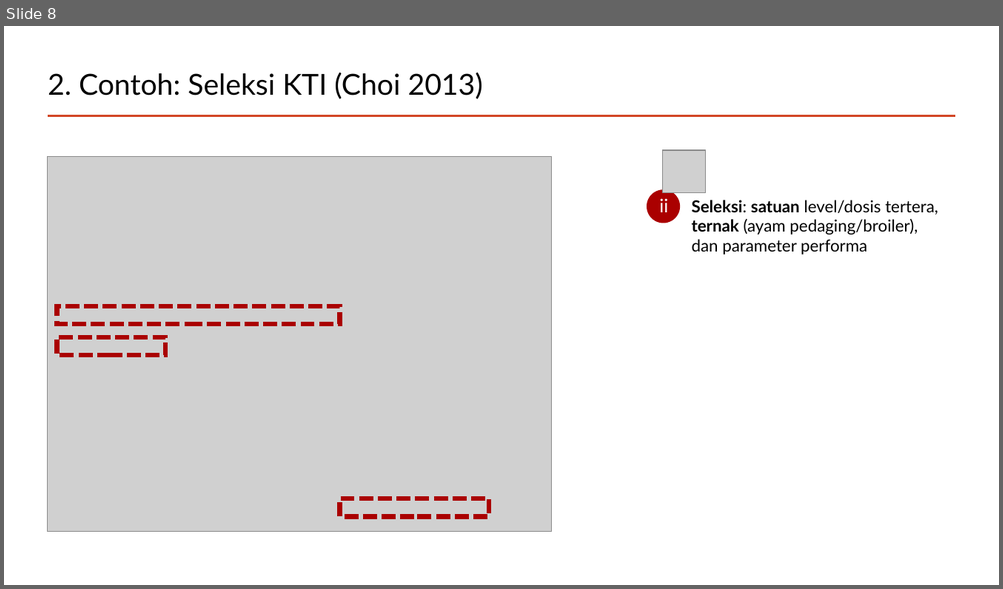
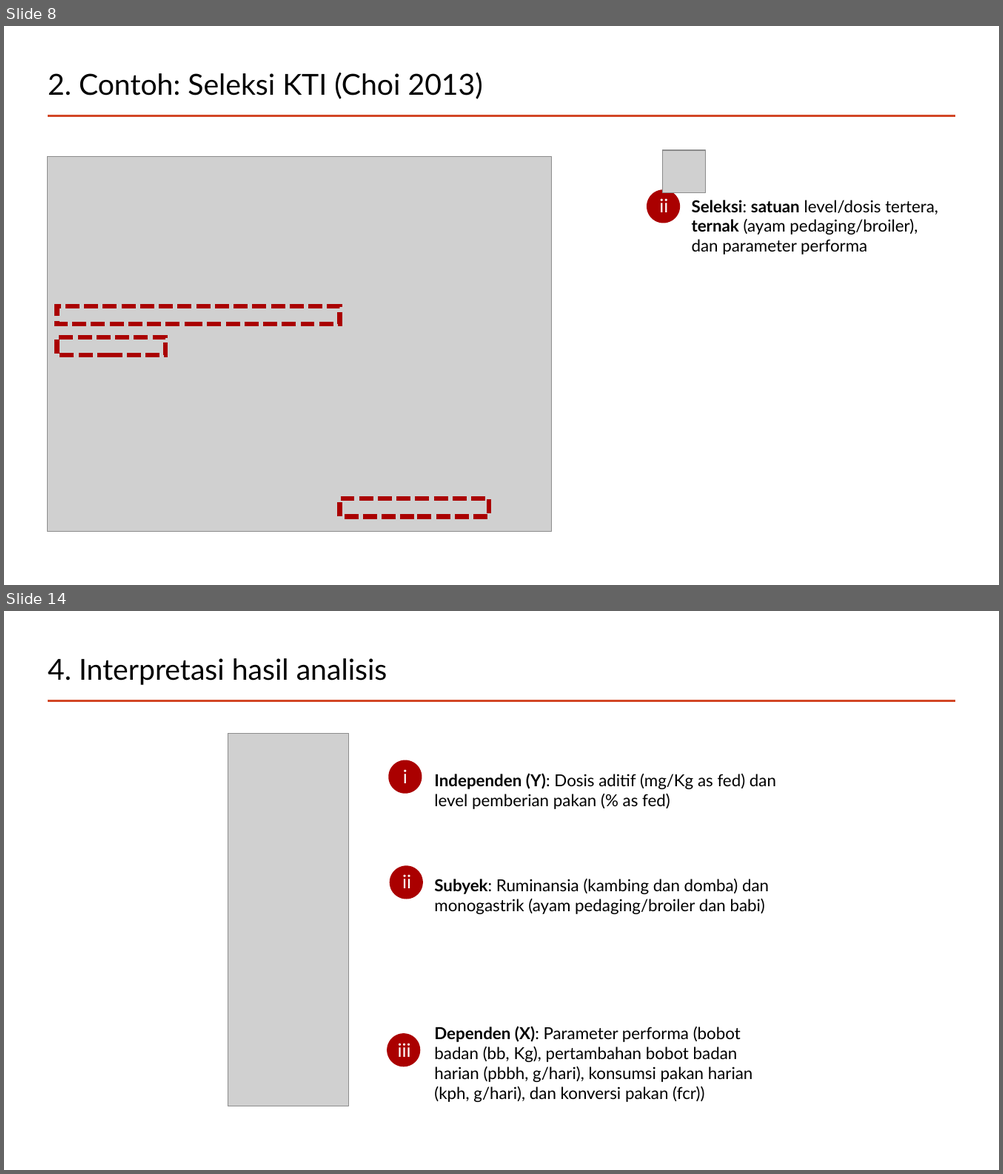
Before and after one commit to mohammad-miftakhus-sholikin/pelatihan-2020-metal, a slide deck: ch3_reference/Presentation_2022__Sholikin.pptx. Shown one above the other, each under a label of ours: slide 8 before the commit, slides 8 and 14 after it; the slides between them are not shown. The pictures are 1003x589 and 1003x1174 pixels, drawn with LibreOffice and Linux fonts; fonts in the diff are those of the drawing; grey boxes stand for pictures. Boxes give left, top, right and bottom in pixels: in the first picture for what was removed or moved away, otherwise in the second. Text is boxed around its words. In the diff, an @@ line names an element or a change of style, - is before the commit and + after.

```diff
--- a/ch3_reference/Presentation_2022__Sholikin.pptx
+++ b/ch3_reference/Presentation_2022__Sholikin.pptx
@@ slide 14 added at (x1=4, y1=611, x2=999, y2=1170), background #FFFFFF; not listed: 1 template element that a slide beside it also shows @@
@@ title added at (x1=48, y1=658, x2=387, y2=685), 28 pt, text #000000 @@
+4. Interpretasi hasil analisis
@@ picture added at (x1=227, y1=733, x2=349, y2=1106) @@
@@ ellipse added at (x1=388, y1=760, x2=422, y2=794), fill #AA0000 @@
@@ text added at (x1=403, y1=769, x2=407, y2=783), 18 pt, text #FFFFFF @@
+i
@@ text added at (x1=434, y1=773, x2=776, y2=1102), 16 pt, text #000000 @@
+Independen (Y): Dosis aditif (mg/Kg as fed) dan level pemberian pakan (% as fed)
+Subyek: Ruminansia (kambing dan domba) dan monogastrik (ayam pedaging/broiler dan babi)
+Dependen (X): Parameter performa (bobot badan (bb, Kg), pertambahan bobot badan harian (pbbh, g/hari), konsumsi pakan harian (kph, g/hari), dan konversi pakan (fcr))
@@ ellipse added at (x1=390, y1=866, x2=424, y2=900), fill #AA0000 @@
@@ text added at (x1=402, y1=874, x2=411, y2=889), 18 pt, text #FFFFFF @@
+ii
@@ ellipse added at (x1=387, y1=1034, x2=421, y2=1068), fill #AA0000 @@
@@ text added at (x1=398, y1=1043, x2=411, y2=1057), 18 pt, text #FFFFFF @@
+iii
```
Also in this commit, not shown: 4 slides changed, 2 other slides added, 1 slide removed.
